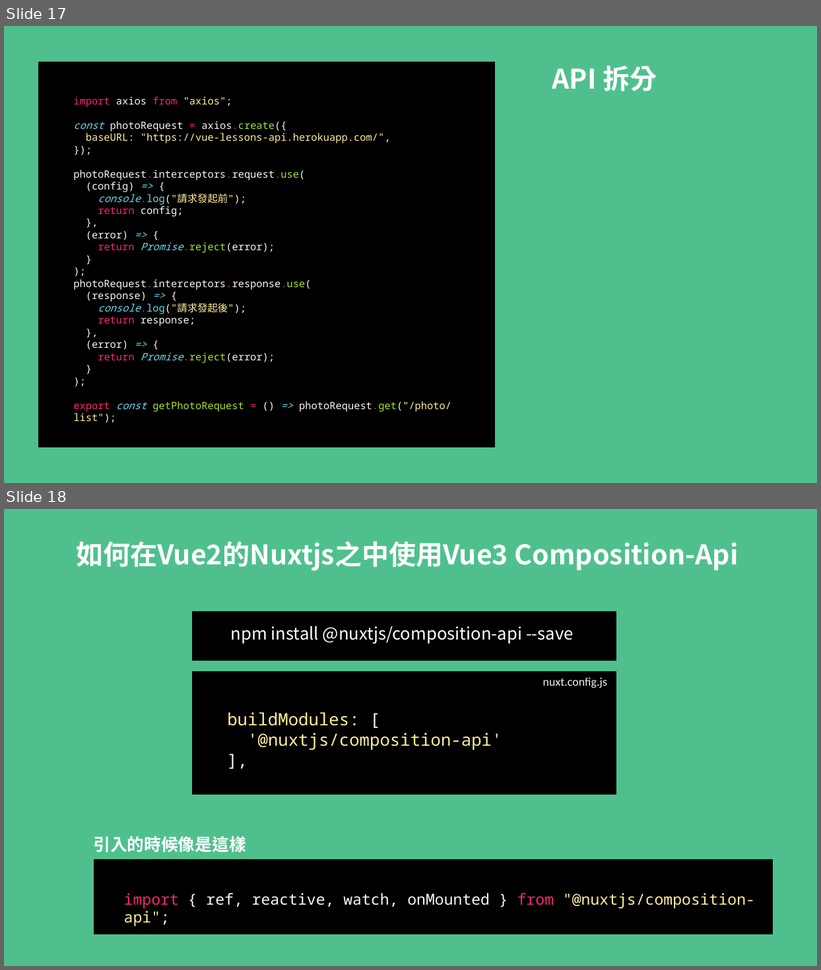
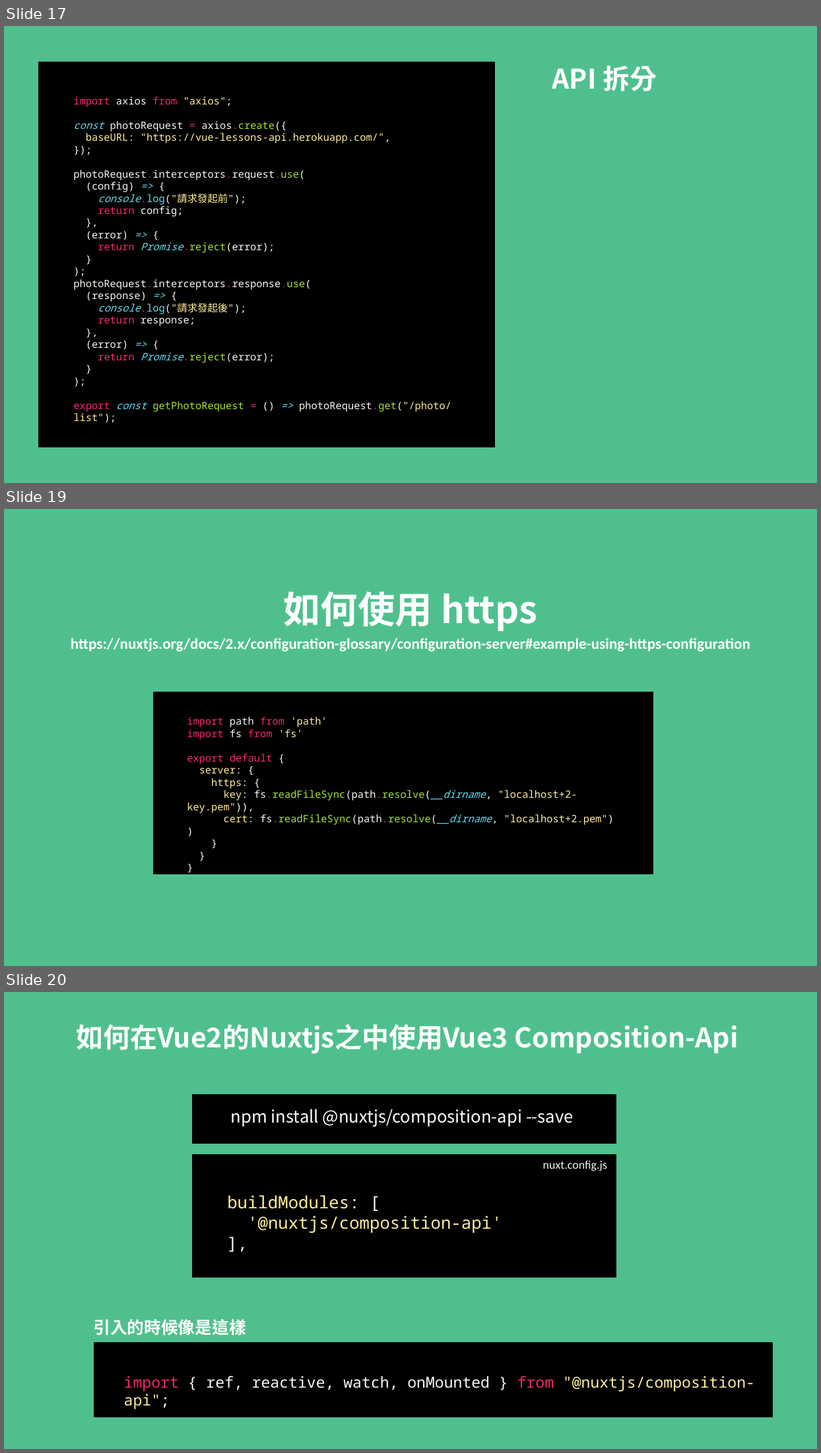
Before and after one commit to MikeOnlineCourse/Vue3_Course_Nuxt_Example, a slide deck: nuxt.pptx. Shown one above the other, each under a label of ours: slides 17 and 18 before the commit, slides 17, 19 and 20 after it; the slides between them are not shown. The pictures are 821x970 and 821x1453 pixels, drawn with LibreOffice and Linux fonts; fonts in the diff are those of the drawing. Boxes give left, top, right and bottom in pixels: in the first picture for what was removed or moved away, otherwise in the second. Text is boxed around its words. In the diff, an @@ line names an element or a change of style, - is before the commit and + after.

```diff
--- a/nuxt.pptx
+++ b/nuxt.pptx
@@ slide 19 added at (4, 509, 817, 966), background #4FC08D @@
@@ title added at (283, 591, 537, 631), 44 pt, text #FFFFFF, bold @@
+如何使用 https
@@ text added at (71, 638, 750, 789), 18 pt, text #FFFFFF, bold @@
+https://nuxtjs.org/docs/2.x/configuration-glossary/configuration-server#example-using-https-configuration
@@ rectangle added at (153, 692, 653, 875), fill #000000, outline #000000 1 pt @@
@@ text added at (187, 717, 614, 825), 12 pt, text #FFEE99 @@
+import path from 'path'
+import fs from 'fs'
+export default {
+server: {
+https: {
+key: fs.readFileSync(path.resolve(__dirname, "localhost+2-key.pem")),
+cert: fs.readFileSync(path.resolve(__dirname, "localhost+2.pem"))
+}
+}
+}
@@ what was slide 18 is now slide 20 @@
```
Also in this commit, not shown: 1 slide changed, 1 other slide added, 2 other files.
